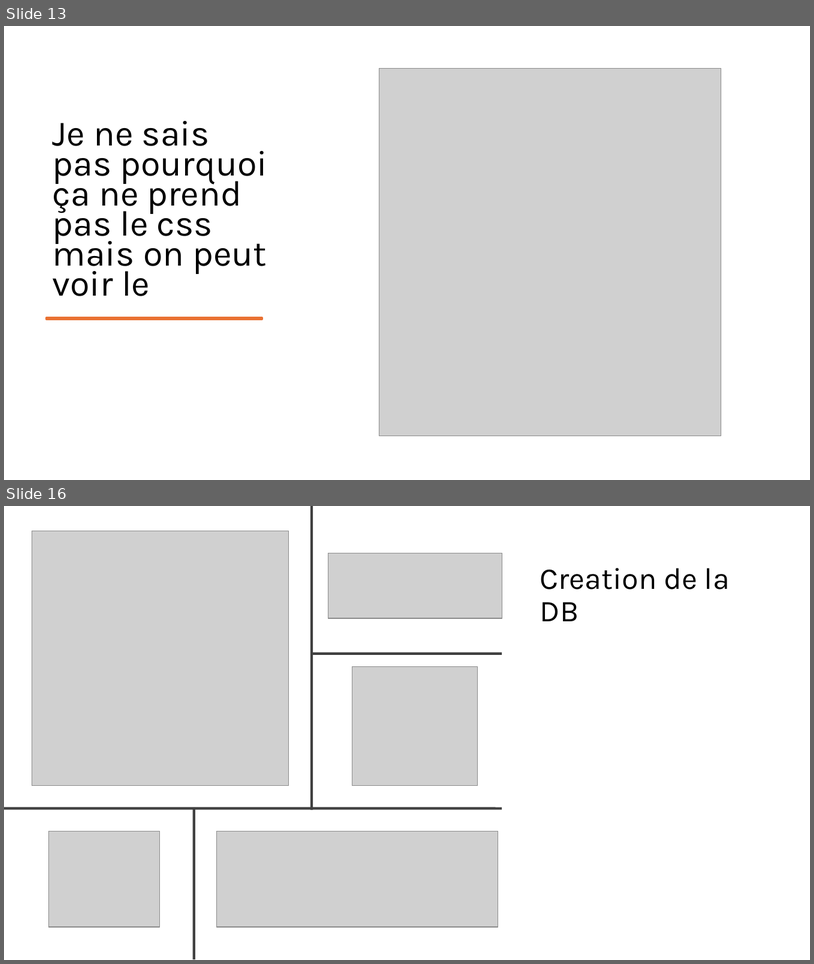
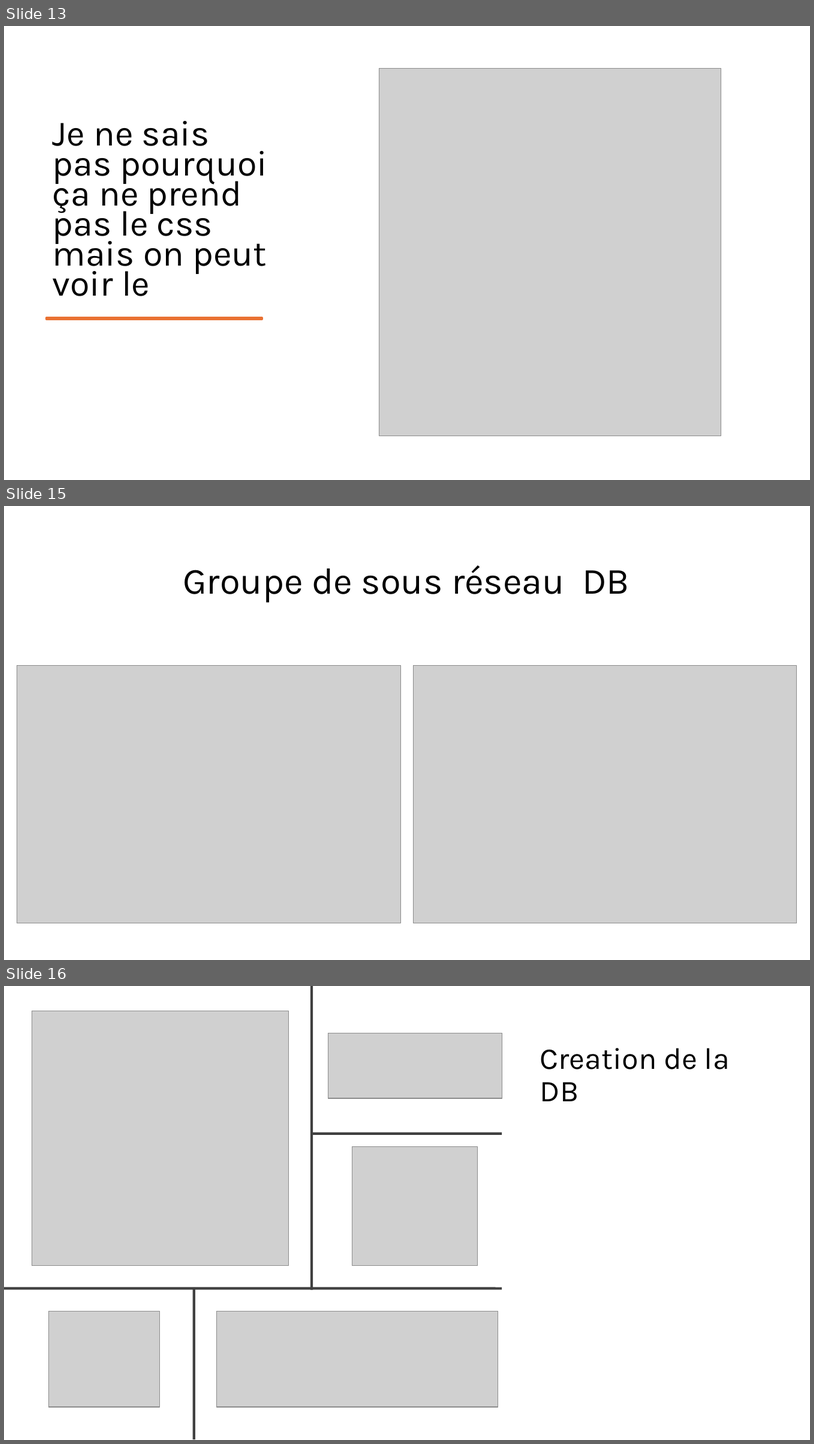
Before and after one commit to Daniel-Da-Cunha-Gomes/CloudProjet, a slide deck: PresentationCloud.odp. Shown one above the other, each under a label of ours: slides 13 and 16 before the commit, slides 13, 15 and 16 after it; the slides between them are not shown. The pictures are 814x964 and 814x1444 pixels, drawn with LibreOffice and Linux fonts; fonts in the diff are those of the drawing; grey boxes stand for pictures. Boxes give left, top, right and bottom in pixels: in the first picture for what was removed or moved away, otherwise in the second. Text is boxed around its words. In the diff, an @@ line names an element or a change of style, - is before the commit and + after.

```diff
--- a/PresentationCloud.odp
+++ b/PresentationCloud.odp
@@ slide 15 added at bbox=[4, 506, 810, 960], background #FFFFFF @@
@@ title added at bbox=[183, 565, 630, 603], 44 pt, text #000000 @@
+Groupe de sous réseau DB
@@ picture added at bbox=[17, 666, 401, 923] @@
@@ picture added at bbox=[414, 666, 798, 923] @@
```
Also in this commit, not shown: 1 slide changed, 2 other slides added, 3 slides removed.
